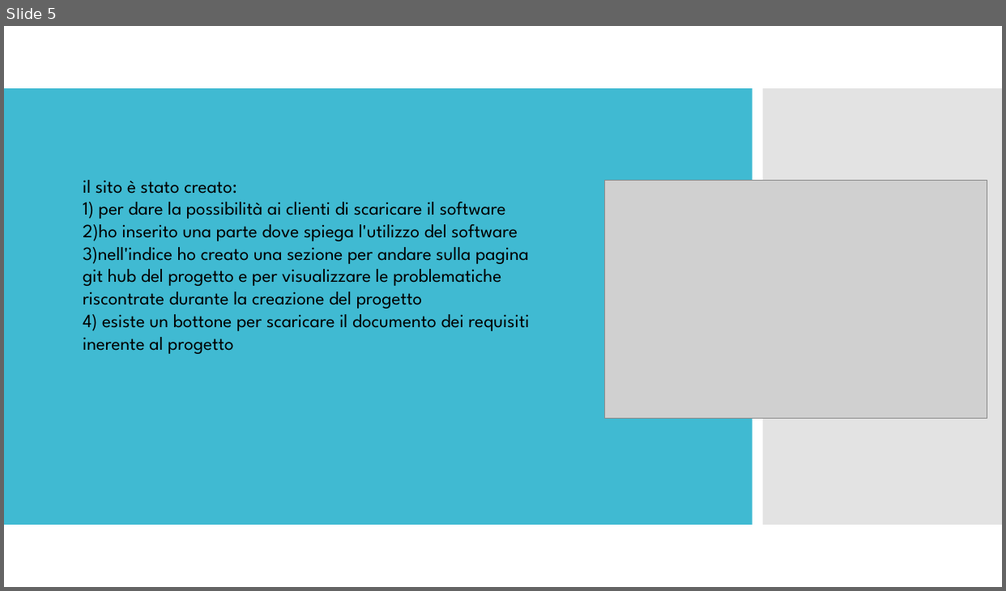
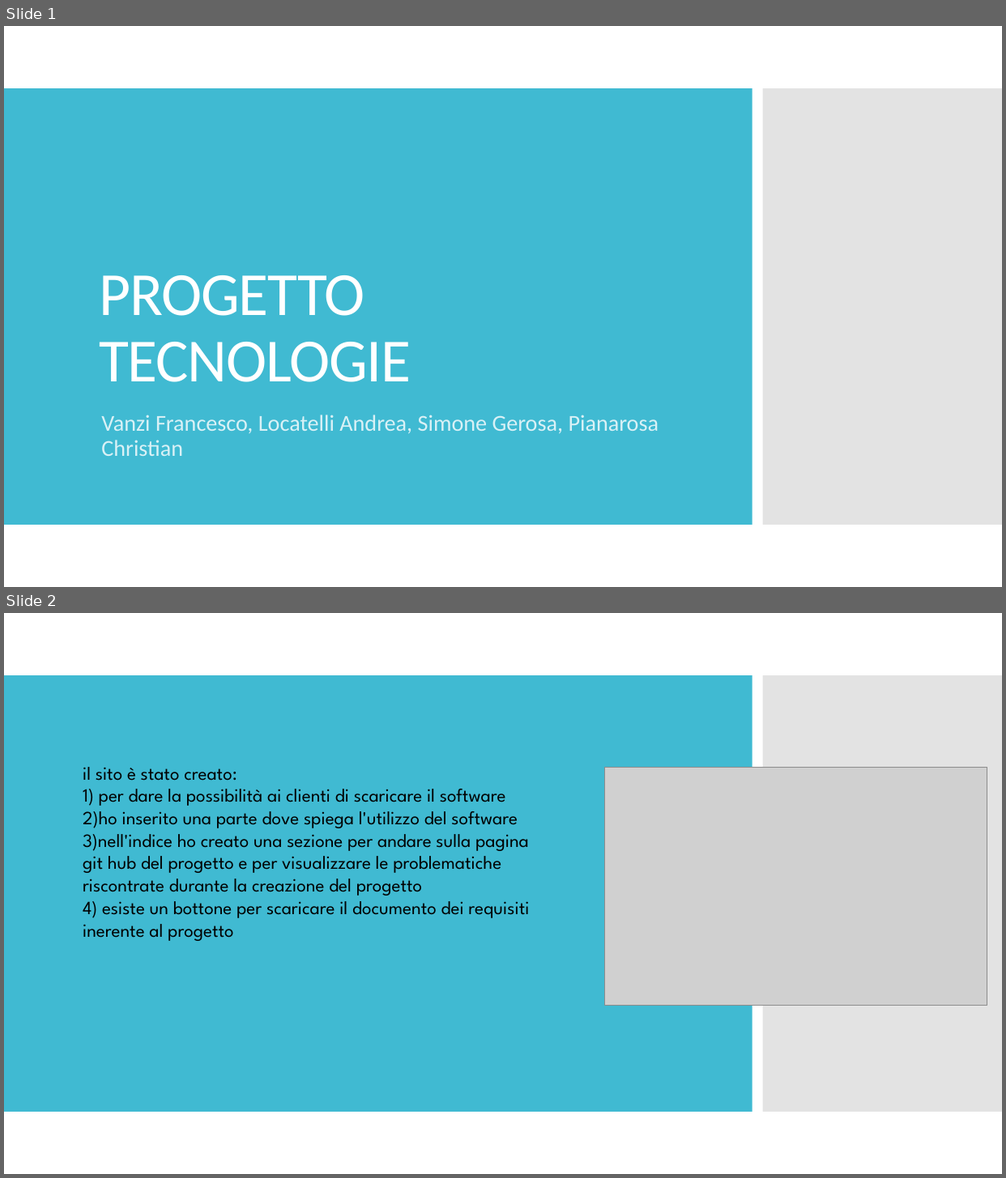
Before and after one commit to GerosaSimone/progetto, a slide deck: sito/powerpoint.pptx. Shown one above the other, each under a label of ours: slide 5 before the commit, slides 1 and 2 after it. The pictures are 1006x591 and 1006x1178 pixels, drawn with LibreOffice and Linux fonts; fonts in the diff are those of the drawing; grey boxes stand for pictures. Boxes give left, top, right and bottom in pixels: in the first picture for what was removed or moved away, otherwise in the second. Text is boxed around its words. In the diff, an @@ line names an element or a change of style, - is before the commit and + after.

```diff
--- a/sito/powerpoint.pptx
+++ b/sito/powerpoint.pptx
@@ slide 1 added at (4,26,1002,587), background #FFFFFF; not listed: 2 template elements that a slide beside it also shows @@
@@ title added at (99,275,411,382), 59 pt, text #FFFFFF @@
+PROGETTO TECNOLOGIE
@@ subtitle added at (101,415,659,456), 22 pt, text #D9F1F6 @@
+Vanzi Francesco, Locatelli Andrea, Simone Gerosa, Pianarosa Christian
@@ what was slide 5 is now slide 2 @@
```
Also in this commit, not shown: 9 other slides added.
